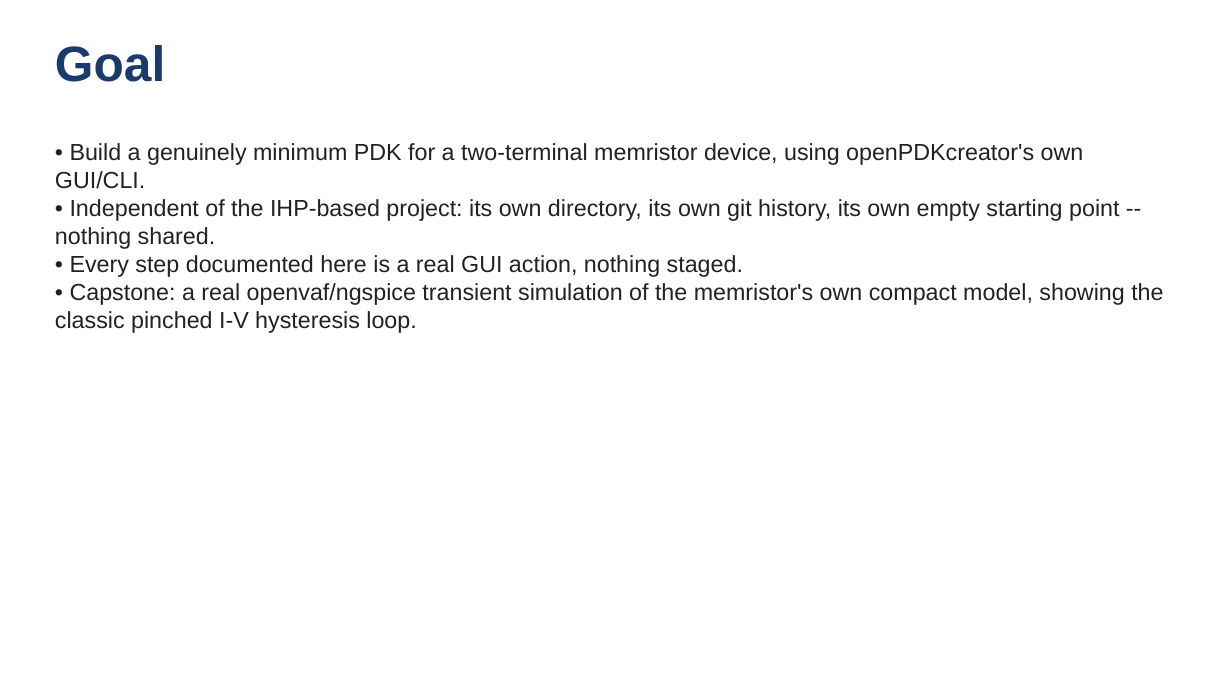
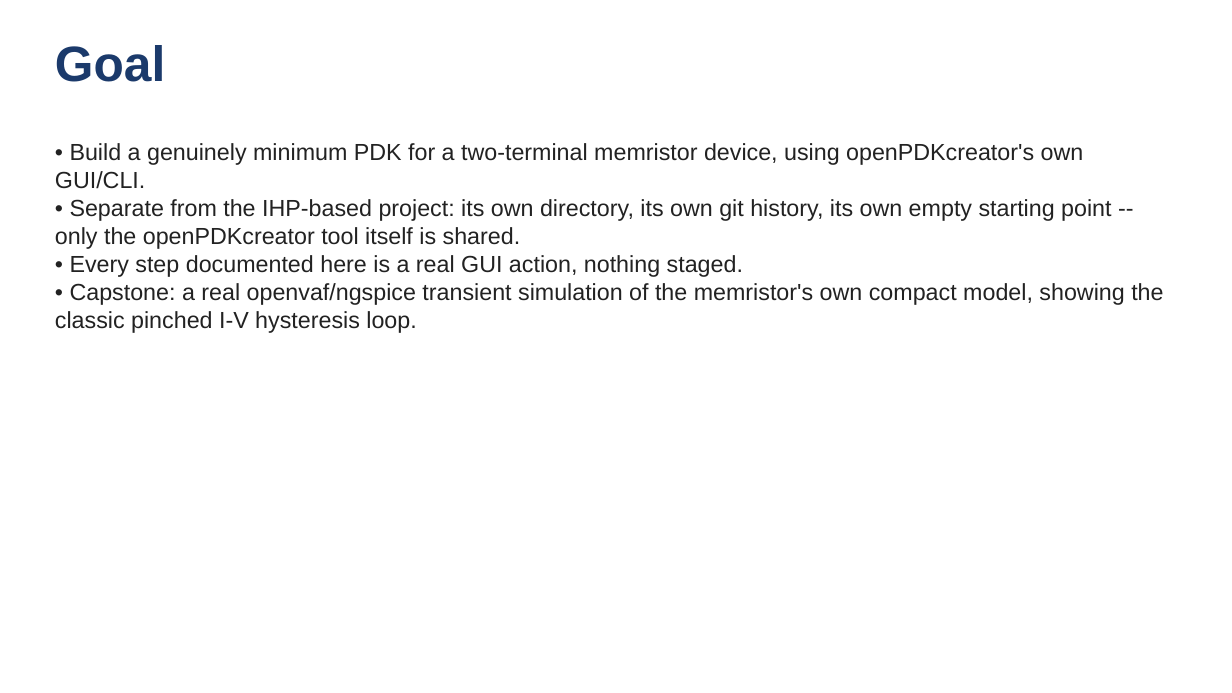
Before and after one commit to rpicos-uib/openMemristorPDK, a slide deck: slide 2 of docs/presentation/walkthrough.odp. Drawn at 1232x693 pixels with LibreOffice and Linux fonts; fonts in the diff are those of the drawing. Boxes give left, top, right and bottom in pixels: in the first picture for what was removed or moved away, otherwise in the second. Text is boxed around its words. In the diff, an @@ line names an element or a change of style, - is before the commit and + after.

```diff
--- a/docs/presentation/walkthrough.odp
+++ b/docs/presentation/walkthrough.odp
@@ text at (55,199,1111,249): text changed @@
-• Independent of the IHP-based project: its own directory, its own git history, its own empty starting point -- nothing shared.
+• Separate from the IHP-based project: its own directory, its own git history, its own empty starting point -- only the openPDKcreator tool itself is shared.
```
Also in this commit, not shown: 2 other slides changed, 3 other files.
